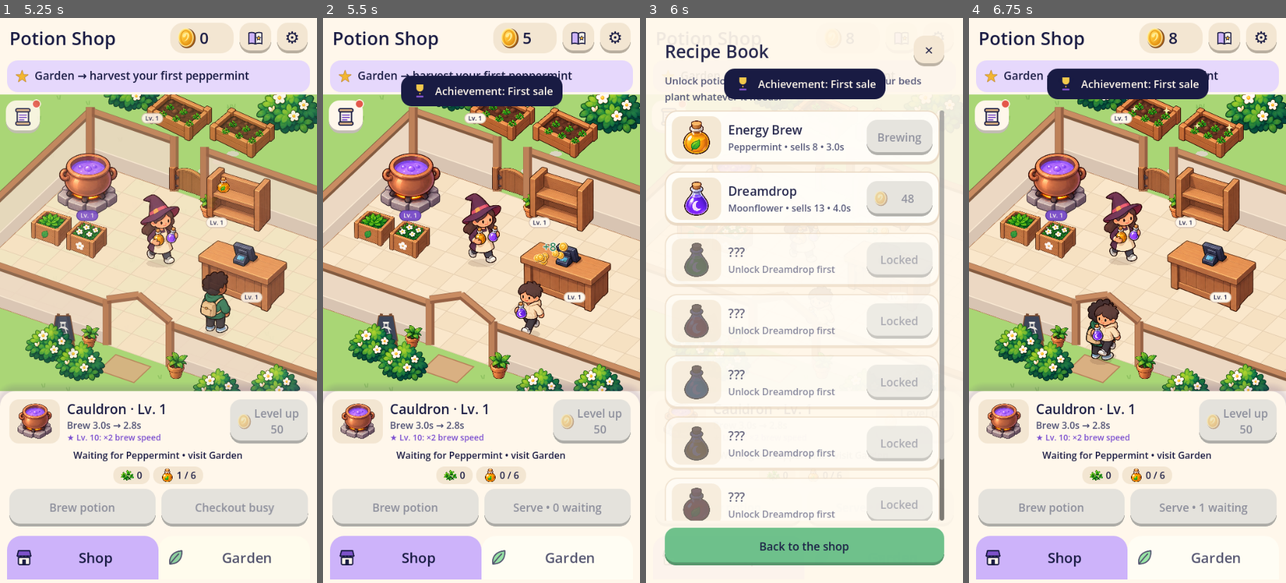
Above: before the commit, frames 1-4 (left to right).
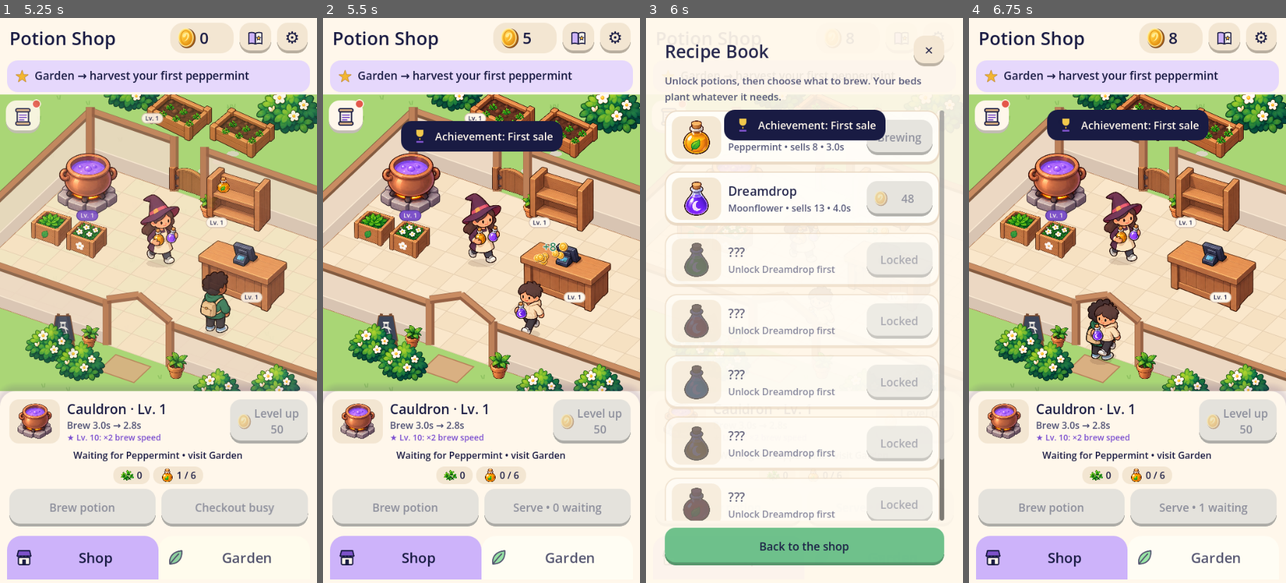
Above: after the commit, the same moments.

Repository: jamesthomasbester/potion-pocket
Game: Godot game, scene res://game/main.tscn
Same seed, same stepped clock (60 frames per second), same inputs: the game is played once before the commit and once after it.
Inputs (mouse positions are in pixels of both pictures, inside the frame that each line leads up to):
- Up to frame 1 (5.25 s): click (256, 40) at 0.52 s; click "⚙" at 1.25 s; click (22, 119) at 2.02 s; click "Shop" at 2.75 s; click "Serve • 1 waiting" at 3.5 s; click "Garden" at 4.25 s; click "Go brew →" at 5 s
- Up to frame 2 (5.5 s): no input
- Up to frame 3 (6 s): click (902, 40) at 5.77 s
- Up to frame 4 (6.75 s): click "✕" at 6.5 s

Frame 1 is identical in both runs. In frame 2, 5.3% of the frame differs, in the area x 24-76%, y 10-24%; in frame 3, 5.4%; in frame 4, 5.4%, in the area x 24-76%, y 8-22%.

Commit message:
Add prestige: open a new branch for Moon Stars
Once any station reaches Lv. 25, opening a branch turns this run's
earnings into Moon Stars (sqrt of coins earned / 50K). Each star adds
10% to every potion price for good. Coins, stations, team, upgrades,
recipes and beds reset; stars, achievements, lifetime stats, daily goals
and the streak stay. The header shows the branch name and star count.

Co-Authored-By: Claude Opus 5.5 <noreply@anthropic.com>

Diff:
--- a/game/economy.gd
+++ b/game/economy.gd
@@ -10,6 +10,10 @@
 var tally := {"harvested":0,"brewed":0,"sold":0}
 # Achievement names unlocked since the UI last showed them.
 var new_achievements: Array = []
+const BRANCHES := ["Little Lux","Seaside Lux","Snowpeak Lux","Night Market Lux","Sunflower Lux","Starfall Lux"]
+const STAR_COINS := 50000.0
+const STAR_BONUS := 0.1
+const PRESTIGE_LEVEL := 25
 const QUEST_TEXT := {"sold":"Serve %s customers","brewed":"Brew %s potions","harvested":"Harvest %s herbs","levels":"Level up stations %s times","specials":"Serve %s special visitors","earned":"Earn %s coins"}
 const ACHIEVEMENTS := [
 	["first_sale","First sale","Sell your first potion","sold",1],
@@ -41,7 +45,7 @@
 	dirty = true
 
 func fresh_state() -> Dictionary:
-	var state := {"version":VERSION,"levels":default_levels()," …(433 unchanged characters)… ,"login":{},"stats":{},"achievements":{}}
+	var state := {"version":VERSION,"levels":default_levels()," …(433 unchanged characters)… ,"login":{},"stats":{},"achievements":{},"prestige":{"stars":0,"branches":0,"run_earned":0}}
 	state.stock[0] = int(cfg.starting_stock)
 	return state
 
@@ -329,7 +333,8 @@
 func price(recipe: int) -> int:
 	if _fast: return _d.price[recipe]
 	var shelf: float = (1.0 + cfg.shelf_price * (level("shelf") - 1)) * pow(2.0, milestones_reached("shelf"))
-	return int(round(cfg.recipes[recipe].price * (1.25 if owned("renovation") else 1.0) * shelf))
+	var stars := 1.0 + STAR_BONUS * int(s.prestige.stars)
+	return int(round(cfg.recipes[recipe].price * (1.25 if owned("renovation") else 1.0) * shelf * stars))
 
 func harvest() -> bool:
 	var did := false
@@ -465,6 +470,7 @@
 func count(kind: String, n: int):
 	if tally.has(kind): tally[kind] += n
 	s.stats[kind] = int(s.stats.get(kind, 0)) + n
+	if kind == "earned": s.prestige.run_earned = int(s.prestige.run_earned) + n
 	for q in s.daily.get("quests", []):
 		if q.kind == kind: q.progress = mini(int(q.target), int(q.progress) + n)
 
@@ -556,6 +562,33 @@
 		if not q.claimed and int(q.progress) >= int(q.target): return true
 	return false
 
+func pending_stars() -> int:
+	return int(floor(sqrt(float(s.prestige.run_earned) / STAR_COINS)))
+
+func can_prestige() -> bool:
+	return stat("top_level") >= PRESTIGE_LEVEL and pending_stars() >= 1
+
+func branch_name() -> String:
+	return BRANCHES[int(s.prestige.branches) % BRANCHES.size()]
+
+# Open a new branch: the shop starts over; stars, records and settings stay.
+func open_branch() -> bool:
+	if not can_prestige(): return false
+	var stars := pending_stars()
+	var keep := {}
+	for key in ["stats","achievements","daily","login","muted","flags","elapsed","timestamp","prestige"]: keep[key] = s[key]
+	s = fresh_state()
+	for key in keep: s[key] = keep[key]
+	s.prestige.stars = int(s.prestige.stars) + stars
+	s.prestige.branches = int(s.prestige.branches) + 1
+	s.prestige.run_earned = 0
+	_mult_cache.clear()
+	update_tutorial()
+	event("open_branch_%d" % int(s.prestige.branches))
+	feedback.append("milestone")
+	dirty = true
+	return true
+
 func update_tutorial():
 	var conditions := [s.flags.has("first_harvest"),s.flags.has("first_brew"),s.flags.has("first_sale"),owned("gardener"),owned("brewer"),owned("cashier"),owned("recipe"),owned("renovation")]
 	var stage := 0
@@ -664,8 +697,11 @@
 		for n in v[key]:
 			if not (n is float or n is int) or n < 0 or n != floor(n): return false
 	if not v.owned is Dictionary or not v.flags is Dictionary or not v.offline_notice is Dictionary: return false
-	for key in ["daily","login","stats","achievements"]:
+	for key in ["daily","login","stats","achievements","prestige"]:
 		if not v[key] is Dictionary: return false
+	for key in ["stars","branches","run_earned"]:
+		var n = v.prestige.get(key)
+		if not (n is float or n is int) or n < 0 or n != floor(n): return false
 	if v.daily.has("quests"):
 		if not v.daily.quests is Array: return false
 		for q in v.daily.quests:
--- a/game/main.gd
+++ b/game/main.gd
@@ -50,6 +50,7 @@
 var welcome_away: Label
 var welcome_coins: Label
 var reset_dialog: ConfirmationDialog
+var branch_dialog: ConfirmationDialog
 var root_box: VBoxContainer
 var settings_box: VBoxContainer
 var card_icon: TextureRect
@@ -478,7 +479,19 @@
 		shown_coins=model.s.coins
 		refresh())
 	add_child(reset_dialog)
-	for dialog in [modal,reset_dialog]:
+	branch_dialog=ConfirmationDialog.new()
+	branch_dialog.title="Open a new branch?"
+	branch_dialog.ok_button_text="Open branch"
+	branch_dialog.confirmed.connect(func():
+		if model.open_branch():
+			upgrade_layer.hide()
+			shown_coins=model.s.coins
+			switch_tab("shop")
+			persist()
+			show_toast("Welcome to %s! ★ %d Moon Stars" % [model.branch_name(),int(model.s.prestige.stars)])
+		refresh())
+	add_child(branch_dialog)
+	for dialog in [modal,reset_dialog,branch_dialog]:
 		var dialog_theme:=Theme.new()
 		dialog_theme.set_stylebox("panel","AcceptDialog",style(CREAM,18))
 		var border:=style(LAVENDER,18)
@@ -559,13 +572,18 @@
 		toast.show()
 		sound.play("upgrade")
 		var tw:=toast.create_tween()
-		tw.tween_property(toast,"position:y",86.0,0.3).set_trans(Tween.TRANS_BACK).set_ease(Tween.EASE_OUT)
+		tw.tween_property(toast,"position:y",156.0,0.3).set_trans(Tween.TRANS_BACK).set_ease(Tween.EASE_OUT)
 		tw.tween_interval(2.2)
 		tw.tween_property(toast,"position:y",-toast.size.y-10,0.25)
 		await tw.finished
 	toast.hide()
 
 const QUEST_ICONS = {"sold":"counter","brewed":"cauldron","harvested":"mint","levels":"shelf","specials":"customer1","earned":"coin"}
+
+func ask_branch():
+	if not model.can_prestige(): return
+	branch_dialog.dialog_text="Your shop starts over in %s with +%d Moon Stars (+%d%% potion prices, forever).\n\nKept: Moon Stars, achievements, lifetime stats, daily goals and streak.\nReset: coins, stations, team, upgrades, recipes and beds." % [model.BRANCHES[(int(model.s.prestige.branches)+1)%model.BRANCHES.size()],model.pending_stars(),int(model.pending_stars()*model.STAR_BONUS*100)]
+	branch_dialog.popup_centered(Vector2i(480,250))
 
 func show_daily():
 	clear_cards()
@@ -785,6 +803,8 @@
 	upgrade_title.text="Your team" if team else "Improve the shop"
 	overlay_sub.text="Earn coins by selling potions, then grow your little business."
 	if not team:
+		section("NEW BRANCH • Moon Stars raise every potion price for good")
+		shop_card(room.textures["dream_t3"],"","",func(): ask_branch(),"branch")
 		section("STATIONS • new furniture at levels 3 and 7; levels 10, 25, 50, 75 and 100 double output")
 		for id in model.STATIONS: shop_card(station_icon(id),"","",level_up.bind(id),"lv_"+id)
 		section("ONE-TIME UPGRADES")
@@ -847,7 +867,8 @@
 
 func refresh():
 	if not is_instance_valid(header): return
-	header.text="Herb Garden" if tab=="garden" else "Potion Shop"
+	var stars:int=int(model.s.prestige.stars)
+	header.text=("Herb Garden" if tab=="garden" else "Potion Shop" if int(model.s.prestige.branches)==0 else model.branch_name())+(" ★%d" % stars if stars>0 else "")
 	if model.s.coins<shown_coins or not is_processing(): shown_coins=model.s.coins
 	coins_label.text=model.short(shown_coins)
 	var goal:String=model.objective()
@@ -930,6 +951,16 @@
 			b.disabled=owned or s.coins<p.cost
 			purchase_cards[p.id].modulate=Color(1,1,1,0.62) if owned else Color.WHITE
 	daily_dot.visible=model.claimable()
+	if purchase_buttons.has("branch"):
+		var b:Button=purchase_buttons["branch"]
+		var next_name:String=model.BRANCHES[(int(s.prestige.branches)+1)%model.BRANCHES.size()]
+		purchase_labels["branch"][0].text="Open %s" % next_name
+		if model.stat("top_level")<model.PRESTIGE_LEVEL:
+			purchase_labels["branch"][1].text="Reach Lv. %d on any station to open a branch" % model.PRESTIGE_LEVEL
+		else:
+			purchase_labels["branch"][1].text="+%d Moon Stars now • next star at %s earned this run" % [model.pending_stars(),model.short(pow(model.pending_stars()+1,2)*model.STAR_COINS)]
+		b.text="Open" if model.can_prestige() else "Locked"
+		b.disabled=not model.can_prestige()
 	if purchase_buttons.has("login"):
 		var login:Dictionary=s.login
 		var b:Button=purchase_buttons["login"]
--- a/tools/tests.gd
+++ b/tools/tests.gd
@@ -342,5 +342,23 @@
 	check(m.s.achievements.has("first_sale") and m.s.achievements.has("team") and m.new_achievements.has("Full team"),"achievements unlock from real progress")
 	check(m.stat("sold")==int(m.s.stats.sold) and m.s.stats.sold>0,"lifetime stats count sales")
 	check(m.valid(m.s),"save with goals, stats and achievements validates")
+	# Prestige: new branches and Moon Stars.
+	m=E.new()
+	m.s.prestige.run_earned=1000000
+	check(m.pending_stars()==4 and not m.can_prestige() and not m.open_branch(),"stars need a station at level 25")
+	m.s.levels.counter=25
+	m.s.owned={"gardener":true,"recipe":true,"renovation":true}
+	m.s.coins=999
+	m.s.achievements.first_sale=true
+	m.s.stats.sold=500
+	m.s.plots.append({"crop":0,"progress":0})
+	check(m.open_branch(),"a level 25 station and 1M earned open a branch")
+	check(m.s.prestige.stars==4 and m.s.prestige.branches==1 and m.s.prestige.run_earned==0 and m.branch_name()=="Seaside Lux","branch grants stars and moves on")
+	check(m.s.coins==0 and m.level("counter")==1 and m.s.owned.is_empty() and m.s.plots.size()==2,"coins, stations, upgrades and beds reset")
+	check(m.s.achievements.has("first_sale") and m.s.stats.sold==500,"achievements and lifetime stats stay")
+	check(m.price(0)==int(round(8*1.4)),"each Moon Star adds 10% to prices")
+	check(m.valid(m.s),"post-branch save validates")
+	m.count("earned",200000)
+	check(m.pending_stars()==2,"stars count only this branch's earnings")
 	print("RESULT ",checks," checks / ",failures," failures")
 	quit(1 if failures else 0)
